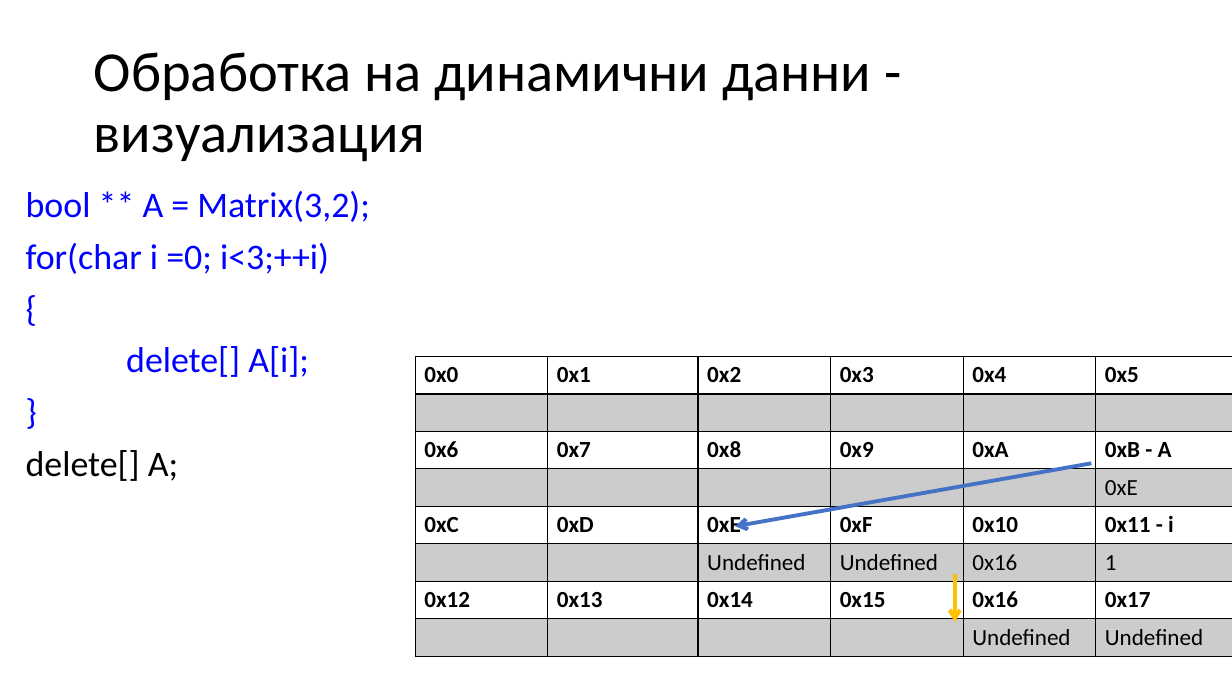
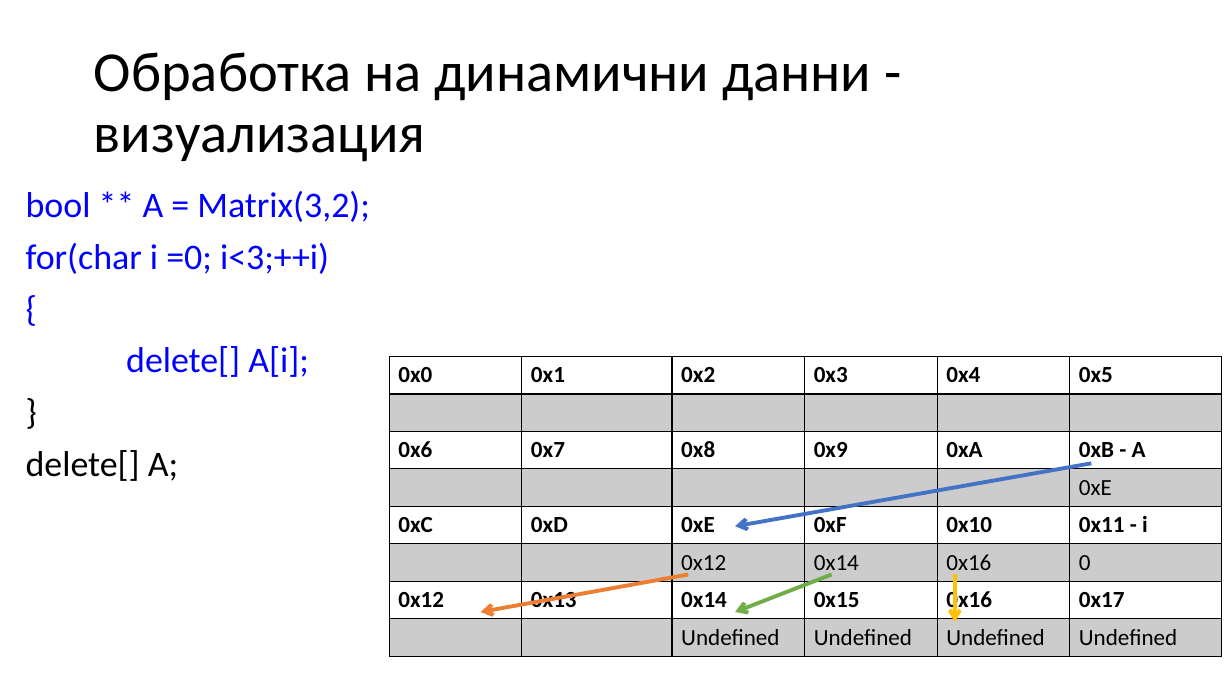
Before and after one commit to Mapmo/Uni-CPP, a slide deck: slide 53 of Introducing To Programming Materials/Consultation 3/Consultation3.pptx (slide 55 before the commit). Drawn at 1232x693 pixels with LibreOffice and Linux fonts; fonts in the diff are those of the drawing. Boxes give left, top, right and bottom in pixels: in the first picture for what was removed or moved away, otherwise in the second. Text is boxed around its words. In the diff, an @@ line names an element or a change of style, - is before the commit and + after.

```diff
--- a/Introducing To Programming Materials/Consultation 3/Consultation3.pptx
+++ b/Introducing To Programming Materials/Consultation 3/Consultation3.pptx
@@ text "bool ** A = Matrix(3,2);" at <box>26,191,370,481</box>: text colour #0000FF to #000000 in "}" @@
@@ table at <box>389,357,1220,656</box> @@
-row 6:  |  | Undefined | Undefined | 0x16 | 1
+row 6:  |  | 0x12 | 0x14 | 0x16 | 0
-row 8, column 3: 
+row 8, column 3: Undefined
-row 8, column 4: 
+row 8, column 4: Undefined
@@ table: place and size @@
-table at <box>415,357,1232,656</box>
+table at <box>389,357,1220,656</box>
@@ arrow added from (689, 575) to (481, 612), #ED7D31 3 pt @@
@@ arrow added from (832, 575) to (736, 612), #70AD47 3 pt @@
```
Also in this commit, not shown: 19 other slides changed, 3 slides added, 2 other files.
